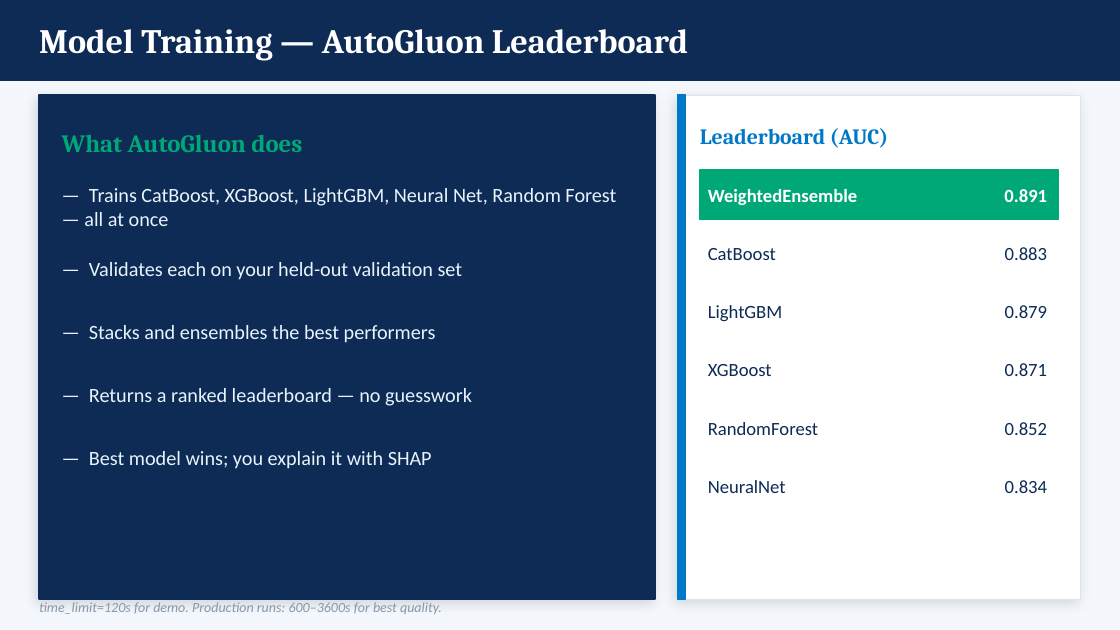
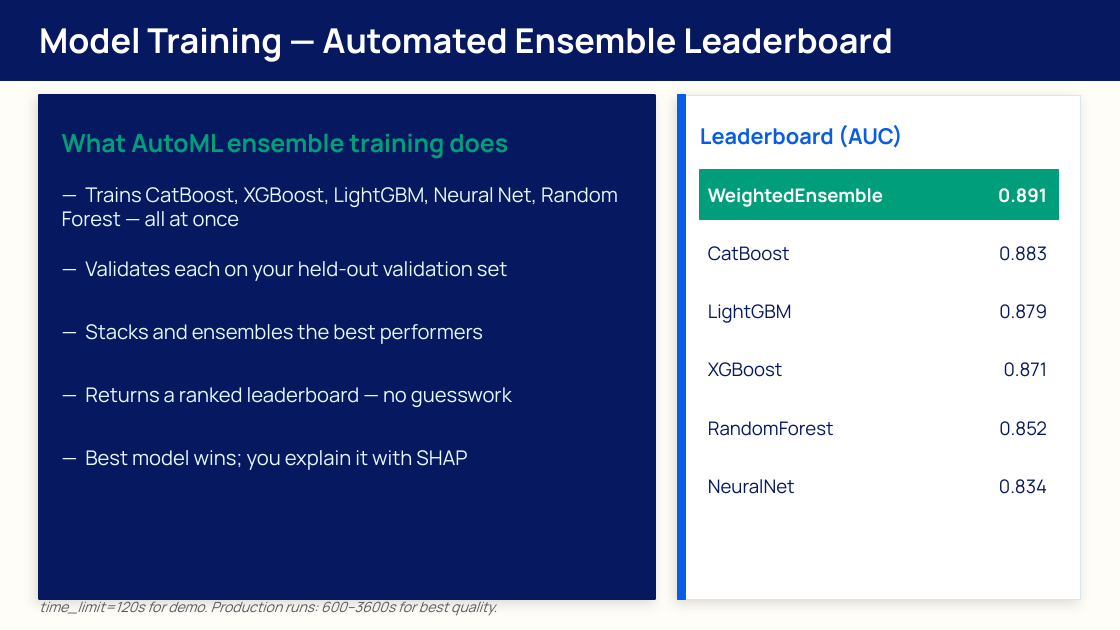
Before and after one commit to MonkeyWrenchGang/jhai_presentations, a slide deck: slide 39 of 14apr2026/data_science_for_banking_jh.pptx (slide 29 before the commit). Drawn at 1120x630 pixels with LibreOffice and Linux fonts; fonts in the diff are those of the drawing. Boxes give left, top, right and bottom in pixels: in the first picture for what was removed or moved away, otherwise in the second. Text is boxed around its words. In the diff, an @@ line names an element or a change of style, - is before the commit and + after.

```diff
--- a/14apr2026/data_science_for_banking_jh.pptx
+++ b/14apr2026/data_science_for_banking_jh.pptx
@@ background #F4F8FC to #FEFDF8 @@
@@ rectangle at bbox=[0, 0, 1120, 81]: fill #0D2B55 to #06185F; outline #0D2B55 1 pt to #06185F 1 pt @@
@@ text at bbox=[39, 28, 893, 62]: text changed; font Cambria to Manrope @@
-Model Training — AutoGluon Leaderboard
+Model Training — Automated Ensemble Leaderboard
@@ rectangle at bbox=[39, 95, 655, 599]: fill #0D2B55 to #06185F; outline #0D2B55 1 pt to #06185F 1 pt @@
@@ rectangle at bbox=[678, 95, 685, 599]: fill #0078C8 to #085CE5; outline #0078C8 1 pt to #085CE5 1 pt @@
@@ text "Leaderboard (AUC)" at bbox=[700, 125, 903, 148]: font Cambria to Manrope, text colour #0078C8 to #085CE5 @@
@@ text at bbox=[62, 134, 508, 159]: text changed; font Cambria to Manrope; text colour #00A878 to #009E7A @@
-What AutoGluon does
+What AutoML ensemble training does
@@ rectangle at bbox=[700, 170, 1058, 220]: fill #00A878 to #009E7A; outline #00A878 1 pt to #009E7A 1 pt @@
@@ text "WeightedEnsemble" at bbox=[708, 188, 883, 207]: font Calibri to Manrope @@
@@ text "0.891" at bbox=[998, 188, 1047, 203]: font Calibri to Manrope @@
@@ font Calibri to Manrope, text colour #E8F3FC to #E8F7F7 in 5 elements at bbox=[62, 187, 618, 227], bbox=[85, 261, 507, 281], bbox=[85, 324, 483, 344], bbox=[85, 387, 512, 407], bbox=[85, 450, 467, 470] @@
@@ font Calibri to Manrope, text colour #0D2B55 to #06185F in 10 elements at bbox=[708, 246, 790, 261], bbox=[999, 246, 1047, 261], bbox=[708, 304, 792, 323], bbox=[999, 304, 1047, 319], bbox=[708, 362, 782, 377], bbox=[1004, 362, 1048, 377], bbox=[708, 421, 834, 436], bbox=[999, 421, 1047, 436], bbox=[708, 479, 795, 494], bbox=[999, 479, 1047, 494] @@
@@ text "time_limit=120s for demo. Production runs: ..." at bbox=[39, 599, 497, 615]: font Calibri to Manrope, text colour #8898AA to #575A5D @@
```
Also in this commit, not shown: 40 other slides changed, 12 slides added, 2 slides removed, 4 other files.
